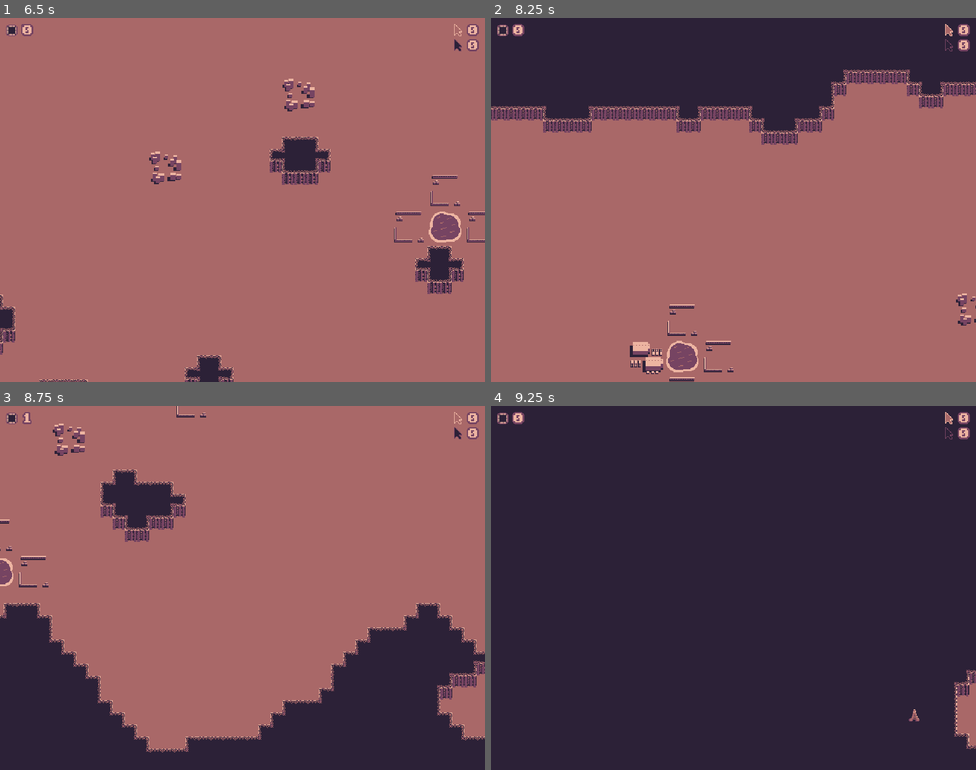
Above: before the commit, frames 1-4 (two rows, left to right).
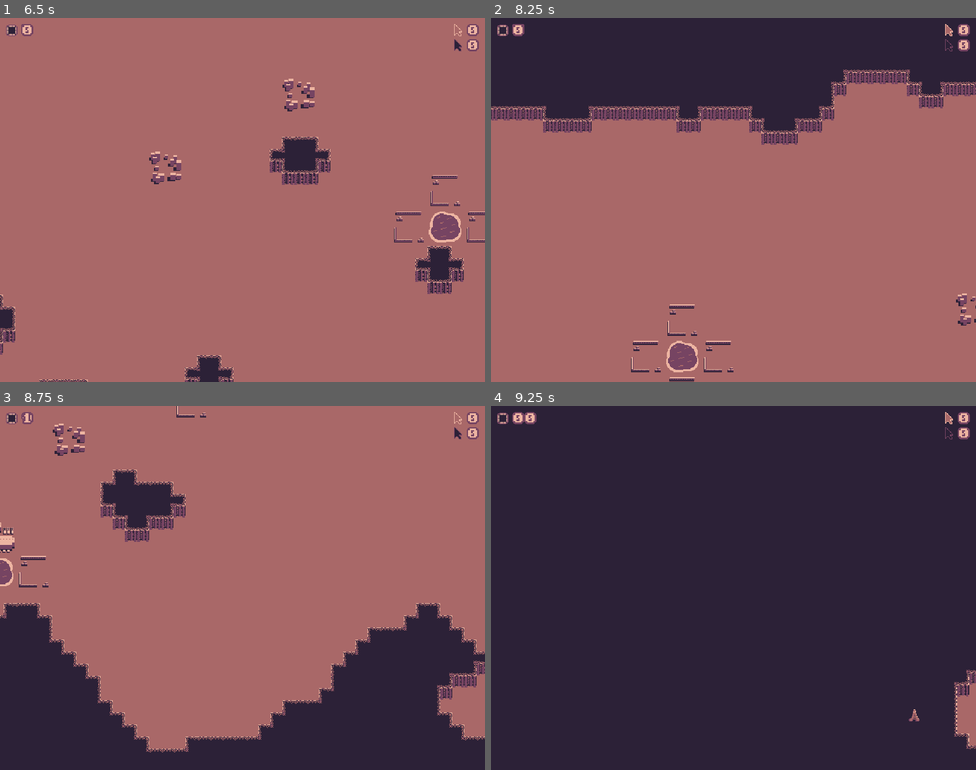
Above: after the commit, the same moments.

Repository: nikolawhallon/data-wars
Game: Godot game, scene res://scenes/app.tscn
Two runs of this game, one before a commit and one after it. Both use one fixed random seed, a clock stepped at 60 frames per second and the inputs below.
Inputs:
- Up to frame 1 (6.5 s): tap Enter at 0.5, 3.5, 5 s; hold Right (move_right) 0.53-1.28 s; tap B (building) at 0.6, 3.8, 4.35 s; tap L (leave) at 0.8, 1.35, 4.55 s; tap Space at 1.25, 4.25 s; hold Down (move_down) 1.28-2.03 s; tap S (single_player) at 1.55, 2.1, 5.3 s; hold Right (move_right) 2.03-2.78 s; tap T (target) at 2.3, 2.85, 6.05 s; hold Up (move_up) 2.78-3.53 s; tap U (unit) at 3.05, 3.6 s; hold Left (move_left) 3.53-5.03 s; hold Down (move_down) 5.03-5.78 s; tap C (connect) at 5.1 s; hold Right (move_right) from 5.78 s (still down); tap H (host) at 5.85 s
- Up to frame 2 (8.25 s): release Right (move_right) at 6.53 s; hold Up (move_up) 6.53-7.28 s; tap L (leave) at 6.6 s; tap U (unit) at 6.8 s; hold Right (move_right) 7.28-8.03 s; tap S (single_player) at 7.35 s; tap B (building) at 7.55 s; hold Down (move_down) from 8.03 s (still down); tap T (target) at 8.1 s
- Up to frame 3 (8.75 s): keep holding Down (move_down); tap L (leave) at 8.3 s
- Up to frame 4 (9.25 s): release Down (move_down) at 8.78 s; hold Left (move_left) from 8.78 s (still down); tap U (unit) at 8.85 s; tap S (single_player) at 9.05 s

Frame 1 is identical in both runs. In frame 2, 0.4% of the frame differs, in the area x 4-36%, y 1-98%; in frame 3, 0.2%; in frame 4, less than 0.1%.
Error before the commit: Invalid type in function 'has_node' in base 'Node'. Cannot convert argument 1 from StringName to NodePath. (res://scenes/app.gd:245)

Commit message:
extracted another node utility function

Diff:
--- a/scenes/app.gd
+++ b/scenes/app.gd
@@ -11,7 +11,7 @@
 
 func get_arena_for_peer(peer_id):
 	for arena in $Matches.get_children():
-		for team in arena.find_in_subtree("Team"):
+		for team in NodeUtils.get_nodes_in_group_for_node(arena, "Team"):
 			if team.peer_id == peer_id:
 				return arena
 	return null
@@ -53,12 +53,12 @@
 		]
 
 		var match_id = rng.randi()
-		var seed = rng.randi()
+		var random_seed = rng.randi()
 
 		matches[match_id] = {
 			"state": "pending",
 			"proto_teams": proto_teams,
-			"seed": seed,
+			"seed": random_seed,
 		}
 
 		announce_boot_arena.rpc_id(1, match_id, proto_teams)
@@ -204,7 +204,7 @@
 	var arena = $Matches.get_node("Arena_%d" % match_id)
 	arena.announce_play_game(random_seed)
 
-func _on_arena_leave_requested(arena):
+func _on_arena_leave_requested():
 	if multiplayer.is_server():
 		leave_match_for_peer(multiplayer.get_unique_id())
 	else:
@@ -224,7 +224,7 @@
 		return
 
 	var peer_ids = []
-	for team in arena.find_in_subtree("Team"):
+	for team in NodeUtils.get_nodes_in_group_for_node(arena, "Team"):
 		peer_ids.append(team.peer_id)
 
 	if DisplayServer.get_name() == "headless":
--- a/scenes/arena.gd
+++ b/scenes/arena.gd
@@ -13,20 +13,6 @@
 
 var state := State.PLAYING
 
-# TODO: extract this into some utils
-func find_in_subtree(group_name):
-	var out = []
-	var stack = [self]
-
-	while not stack.is_empty():
-		var node: Node = stack.pop_back()
-		for child in node.get_children():
-			if child.is_in_group(group_name):
-				out.append(child)
-			stack.append(child)
-
-	return out
-
 func _ready() -> void:
 	rng.randomize()
 
@@ -53,14 +39,14 @@
 			request_target.rpc_id(1)
 
 	var liters := 0
-	for water in find_in_subtree("Water"):
+	for water in NodeUtils.get_nodes_in_group_for_node(self, "Water"):
 		liters += water.liters
 
 	if state == State.PLAYING and multiplayer.is_server() and liters == 0 and false:
 		var most_clicks := -1
 		var winner_ids := []
 
-		for team in find_in_subtree("Team"):
+		for team in NodeUtils.get_nodes_in_group_for_node(self, "Team"):
 			if team.clicks > most_clicks:
 				most_clicks = team.clicks
 				winner_ids = [team.peer_id]
@@ -69,7 +55,7 @@
 
 		if DisplayServer.get_name() == "headless":
 			announce_game_over.rpc_id(1, winner_ids)
-		for team in find_in_subtree("Team"):
+		for team in NodeUtils.get_nodes_in_group_for_node(self, "Team"):
 			announce_game_over.rpc_id(team.peer_id, winner_ids)
 
 	if state == State.GAME_OVER and multiplayer.is_server():
@@ -82,7 +68,7 @@
 		if child.has_method("get") and child.get("id") == id:
 			return
 
-	var num_teams = len(find_in_subtree("Team"))
+	var num_teams = len(NodeUtils.get_nodes_in_group_for_node(self, "Team"))
 
 	var team = load("res://scenes/team.tscn").instantiate()
 	var inverted = false
@@ -103,7 +89,7 @@
 
 	var non_inverted_team = null
 	var inverted_team = null
-	for team in find_in_subtree("Team"):
+	for team in NodeUtils.get_nodes_in_group_for_node(self, "Team"):
 		if team.inverted:
 			inverted_team = team
 		else:
@@ -122,13 +108,13 @@
 	$UI.show_game_over(won)
 
 func blow_everything_up():
-	for unit in find_in_subtree("Unit"):
+	for unit in NodeUtils.get_nodes_in_group_for_node(self, "Unit"):
 		var explosion = load("res://scenes/explosion.tscn").instantiate()
 		explosion.init(unit.global_position)
 		$Replicated.add_child(explosion, true)
 		unit.queue_free()
 
-	for building in find_in_subtree("Building"):
+	for building in NodeUtils.get_nodes_in_group_for_node(self, "Building"):
 		var site = load("res://scenes/site.tscn").instantiate()
 		site.water_path = building.water_path
 		site.global_position = building.global_position
@@ -154,7 +140,7 @@
 
 func construct_building_for_peer(peer_id):
 	var team = null
-	for candidate in find_in_subtree("Team"):
+	for candidate in NodeUtils.get_nodes_in_group_for_node(self, "Team"):
 		if candidate.peer_id == peer_id:
 			team = candidate
 			break
@@ -163,7 +149,7 @@
 		print("No team for peer ", peer_id)
 		return
 
-	for site in find_in_subtree("Site"):
+	for site in NodeUtils.get_nodes_in_group_for_node(self, "Site"):
 		var data_center = load("res://scenes/data_center.tscn").instantiate()
 		data_center.init(team.get_path(), site.global_position, site.water_path)
 		$Replicated.add_child(data_center, true)
@@ -179,7 +165,7 @@
 
 func produce_unit_for_peer(peer_id):
 	var team = null
-	for candidate in find_in_subtree("Team"):
+	for candidate in NodeUtils.get_nodes_in_group_for_node(self, "Team"):
 		if candidate.peer_id == peer_id:
 			team = candidate
 			break
@@ -188,7 +174,7 @@
 		print("No team for peer ", peer_id)
 		return
 
-	for data_center in find_in_subtree("DataCenter"):
+	for data_center in NodeUtils.get_nodes_in_group_for_node(self, "DataCenter"):
 		if team != get_node(data_center.team_path):
 			continue
 		if data_center.producing != "":
@@ -205,7 +191,7 @@
 
 func target_for_peer(peer_id):
 	var team = null
-	for candidate in find_in_subtree("Team"):
+	for candidate in NodeUtils.get_nodes_in_group_for_node(self, "Team"):
 		if candidate.peer_id == peer_id:
 			team = candidate
 			break
@@ -214,13 +200,13 @@
 		print("No team for peer ", peer_id)
 		return
 
-	for spam_bot in find_in_subtree("SpamBot"):
+	for spam_bot in NodeUtils.get_nodes_in_group_for_node(self, "SpamBot"):
 		if team != get_node(spam_bot.team_path):
 			continue
 		if spam_bot.target != null:
 			continue
 
-		var transmission_towers = find_in_subtree("TransmissionTower")
+		var transmission_towers = NodeUtils.get_nodes_in_group_for_node(self, "TransmissionTower")
 		var transmission_tower = transmission_towers.pick_random()
 		if transmission_tower == null:
 			return
--- a/scenes/helpers/node_utils.gd
+++ b/scenes/helpers/node_utils.gd
@@ -1,10 +1,25 @@
 extends Node
 
 
-func get_first_ancestor_in_group(node: Node, group_name: String) -> Node:
+func get_first_ancestor_in_group_for_node(node: Node, group_name: String) -> Node:
 	var candidate: Node = node
 	while candidate != null:
 		if candidate.is_in_group(group_name):
 			return candidate
 		candidate = candidate.get_parent()
 	return null
+
+func get_nodes_in_group_for_node(node: Node, group_name: String) -> Array:
+	var out: Array = []
+	var stack: Array = [node]
+
+	while not stack.is_empty():
+		var n: Node = stack.pop_back()
+
+		if n.is_in_group(group_name):
+			out.append(n)
+
+		for child in n.get_children():
+			stack.append(child)
+
+	return out
--- a/scenes/map.gd
+++ b/scenes/map.gd
@@ -1,7 +1,7 @@
 extends Node2D
 
-@export var map_w            = 2 * 200 / 4
-@export var map_h            = 2 * 120 / 4
+@export var map_w            = int(2.0 * 200.0 / 4.0)
+@export var map_h            = int(2.0 * 120.0 / 4.0)
 @export var ground_seed      = 0.7
 @export var wall_condition   = 4
 @export var ground_condition = 4
@@ -74,8 +74,8 @@
 	pass
 
 @rpc("call_local")
-func init(seed):
-	rng.seed = seed
+func init(random_seed):
+	rng.seed = random_seed
 
 	for _x in range(0, map_w):
 		var column = []
--- a/scenes/match_visibility.gd
+++ b/scenes/match_visibility.gd
@@ -9,7 +9,7 @@
 		sync.update_visibility()
 
 func _is_visible_to_peer(peer_id):
-	var arena = NodeUtils.get_first_ancestor_in_group(self, "Arena")
-	var app = NodeUtils.get_first_ancestor_in_group(self, "App")
+	var arena = NodeUtils.get_first_ancestor_in_group_for_node(self, "Arena")
+	var app = NodeUtils.get_first_ancestor_in_group_for_node(self, "App")
 	var match_peer_ids = app.get_peer_ids_for_match(arena.match_id)
 	return match_peer_ids.has(peer_id)
--- a/scenes/spam_bot.gd
+++ b/scenes/spam_bot.gd
@@ -39,7 +39,9 @@
 	var target_position = null
 
 	if target == null:
-		for transmission_tower in NodeUtils.get_first_ancestor_in_group(self, "Arena").find_in_subtree("TransmissionTower"):
+		var arena = NodeUtils.get_first_ancestor_in_group_for_node(self, "Arena")
+		var transmission_towers = NodeUtils.get_nodes_in_group_for_node(arena, "TransmissionTower")
+		for transmission_tower in transmission_towers:
 			var distance = global_position.distance_to(transmission_tower.global_position)
 			if distance < 256:
 				target = transmission_tower
